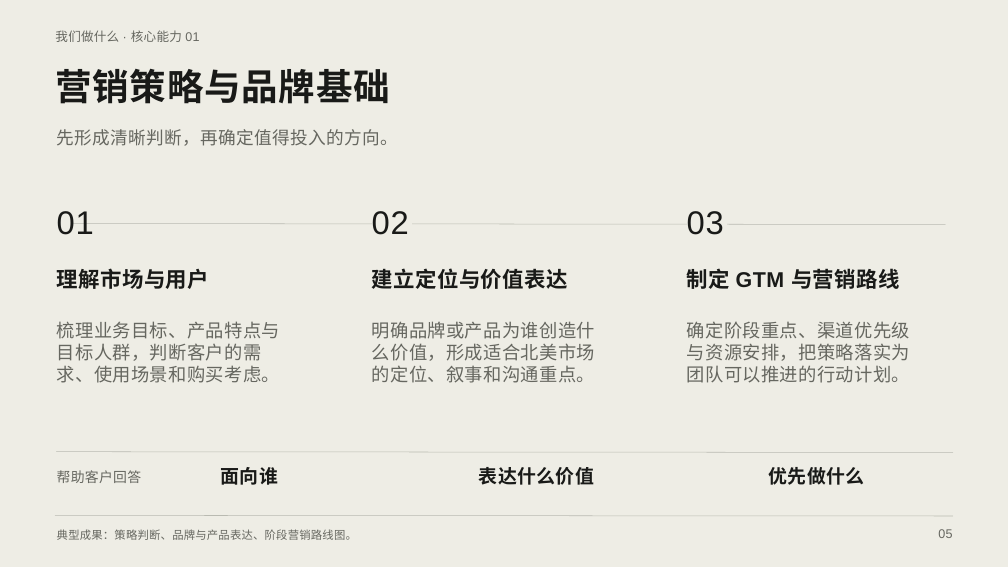
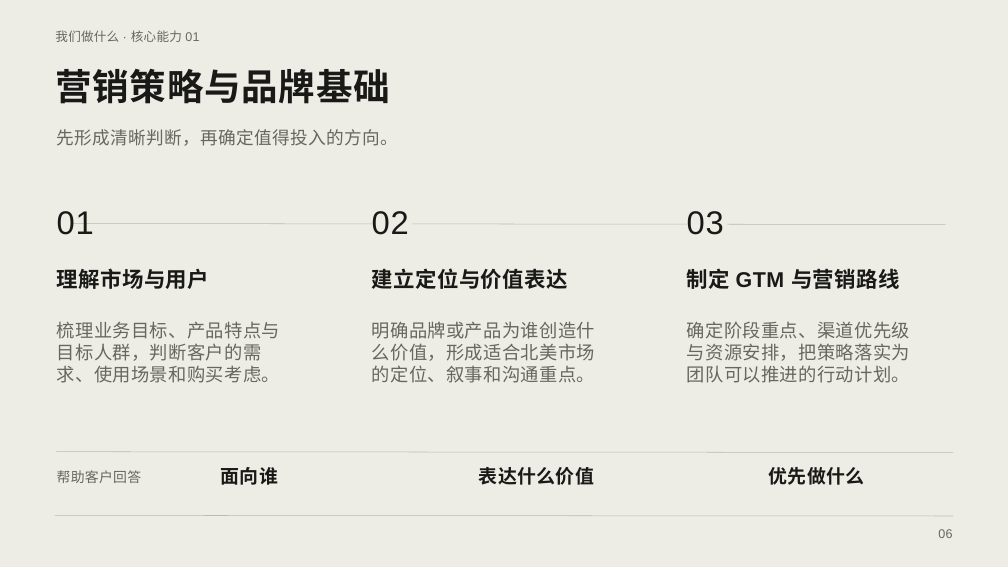
Before and after one commit to Outrise-development/outrise-ontology, a slide deck: slide 6 of docs/presentations/outrise-company-introduction/output/Outrise-Company-Introduction-Canva.pptx (slide 5 before the commit). Drawn at 1008x567 pixels with LibreOffice and Linux fonts; fonts in the diff are those of the drawing. Boxes give left, top, right and bottom in pixels: in the first picture for what was removed or moved away, otherwise in the second. Text is boxed around its words. In the diff, an @@ line names an element or a change of style, - is before the commit and + after.

```diff
--- a/docs/presentations/outrise-company-introduction/output/Outrise-Company-Introduction-Canva.pptx
+++ b/docs/presentations/outrise-company-introduction/output/Outrise-Company-Introduction-Canva.pptx
@@ text removed at [57,529,357,540] @@
-典型成果：策略判断、品牌与产品表达、阶段营销路线图。
```
Also in this commit, not shown: 15 other slides changed, 1 slide added, 7 other files.
